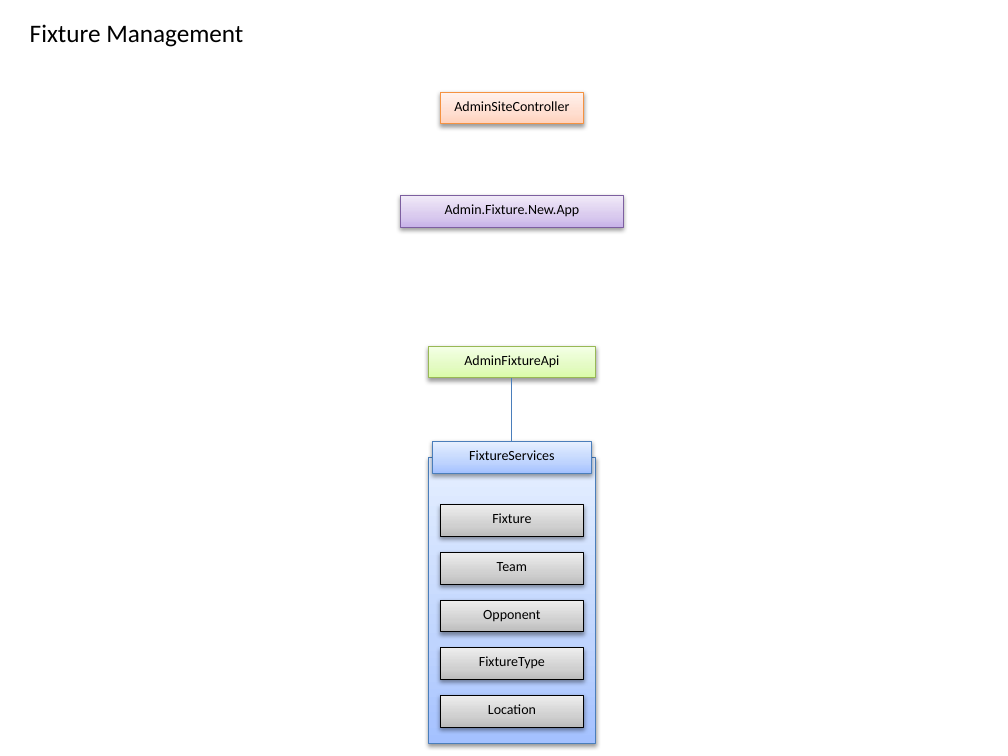
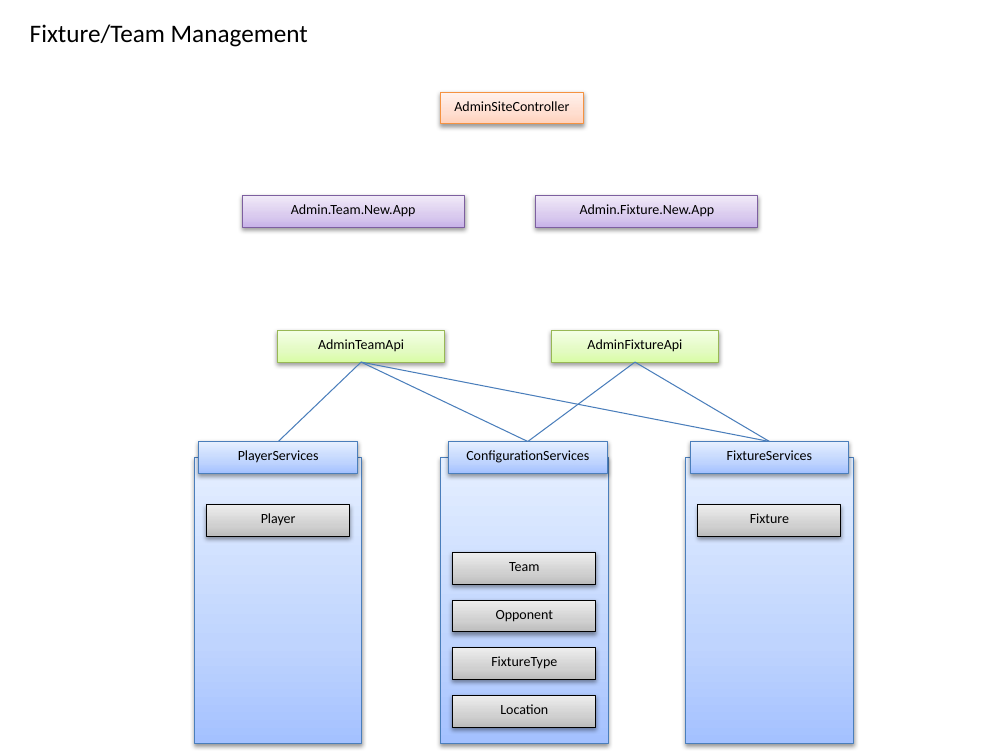
Before and after one commit to ivNetAdmin/bw-cc.co.uk.v1.8.1.2, a slide deck: slide 3 of Documentation/Architecture.pptx. Drawn at 1008x756 pixels with LibreOffice and Linux fonts; fonts in the diff are those of the drawing. Boxes give left, top, right and bottom in pixels: in the first picture for what was removed or moved away, otherwise in the second. Text is boxed around its words. In the diff, an @@ line names an element or a change of style, - is before the commit and + after.

Commit message:
Admin team Selection

```diff
--- a/Documentation/Architecture.pptx
+++ b/Documentation/Architecture.pptx
@@ text at [30, 24, 308, 47]: text changed @@
-Fixture Management
+Fixture/Team Management
@@ rectangle added at [242, 196, 464, 227], fill gradient #C9B5E8 to #D8CBEE to #F0EAF9, outline #7D60A0 0.75 pt, 10 pt, text #000000 @@
+Admin.Team.New.App
@@ rectangle "Admin.Fixture.New.App": place and size @@
-rectangle "Admin.Fixture.New.App" at [401, 196, 623, 227]
+rectangle "Admin.Fixture.New.App" at [535, 196, 757, 227]
@@ rectangle added at [278, 331, 445, 362], fill gradient #DAFDA7 to #E4FCC2 to #F5FFE7, outline #98B955 0.75 pt, 10 pt, text #000000 @@
+AdminTeamApi
@@ rectangle "AdminFixtureApi": place and size @@
-rectangle "AdminFixtureApi" at [428, 347, 595, 378]
+rectangle "AdminFixtureApi" at [551, 331, 718, 362]
@@ line added from (361, 362) to (278, 442), #4B7EBC 0.75 pt @@
@@ line added from (361, 362) to (769, 442), #4B7EBC 0.75 pt @@
@@ line added from (361, 362) to (528, 442), #4B7EBC 0.75 pt @@
@@ line added from (635, 362) to (528, 442), #4B7EBC 0.75 pt @@
@@ line moved from (512, 378) - (512, 442) to (635, 362) - (769, 442) @@
@@ rectangle added at [199, 442, 357, 473], fill gradient #A4C4FF to #BFD4FF to #E6EEFF, outline #4B7EBC 0.75 pt, 10 pt, text #000000 @@
+PlayerServices
@@ rectangle added at [449, 442, 607, 473], fill gradient #A4C4FF to #BFD4FF to #E6EEFF, outline #4B7EBC 0.75 pt, 10 pt, text #000000 @@
+ConfigurationServices
@@ rectangle "FixtureServices": place and size @@
-rectangle "FixtureServices" at [432, 442, 591, 473]
+rectangle "FixtureServices" at [690, 442, 849, 473]
@@ rectangle added at [195, 458, 362, 743], fill gradient #A4C4FF to #BFD4FF to #E6EEFF, outline #4B7EBC 0.75 pt @@
@@ rectangle added at [440, 458, 608, 743], fill gradient #A4C4FF to #BFD4FF to #E6EEFF, outline #4B7EBC 0.75 pt @@
@@ rectangle: place and size @@
-rectangle at [428, 458, 596, 743]
+rectangle at [685, 458, 853, 743]
@@ rectangle added at [207, 505, 350, 536], fill gradient #BDBDBD to #D1D1D1 to #EEEEEE, outline #000000 0.75 pt, 10 pt, text #000000 @@
+Player
@@ rectangle "Fixture": place and size @@
-rectangle "Fixture" at [440, 505, 584, 536]
+rectangle "Fixture" at [698, 505, 841, 536]
@@ 4 rectangles: place and size @@
-4 rectangles at [440, 552, 584, 727]
+4 rectangles at [453, 552, 596, 727]
```
Also in this commit, not shown: 1 other slide changed, 21 other files.
